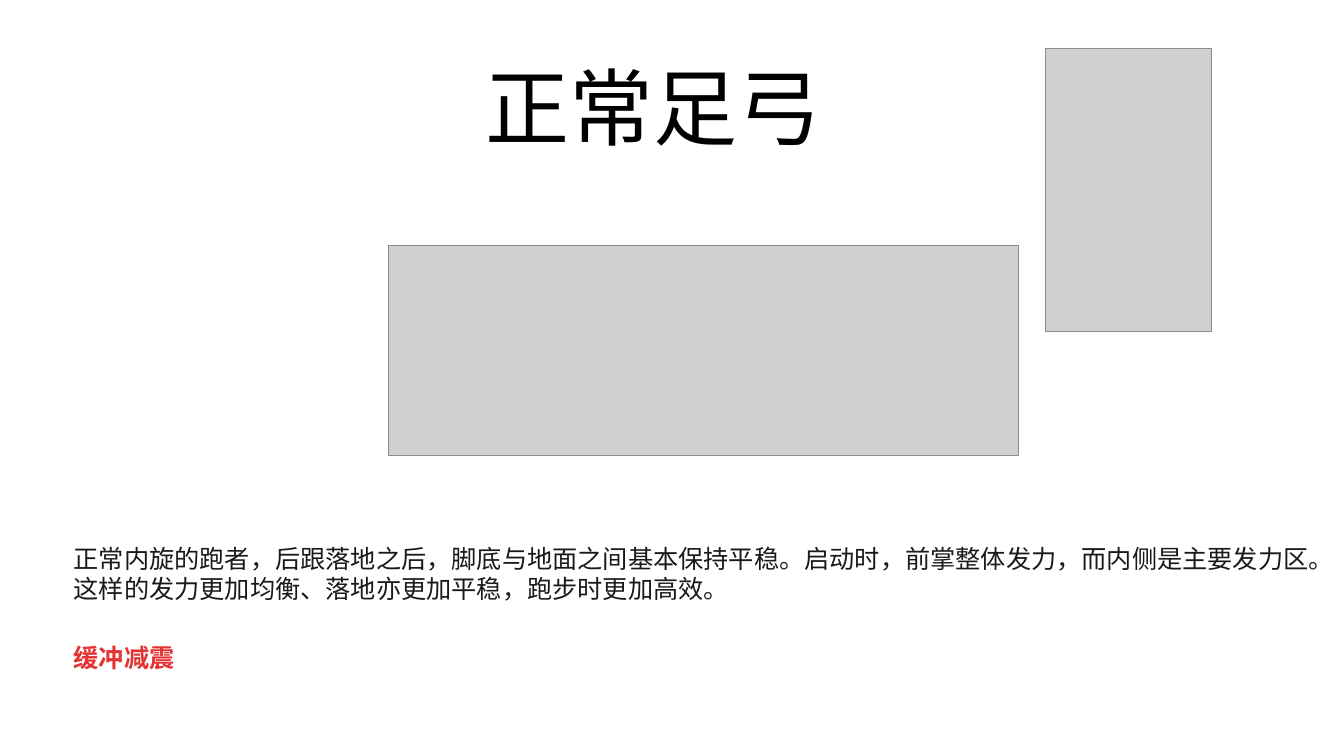
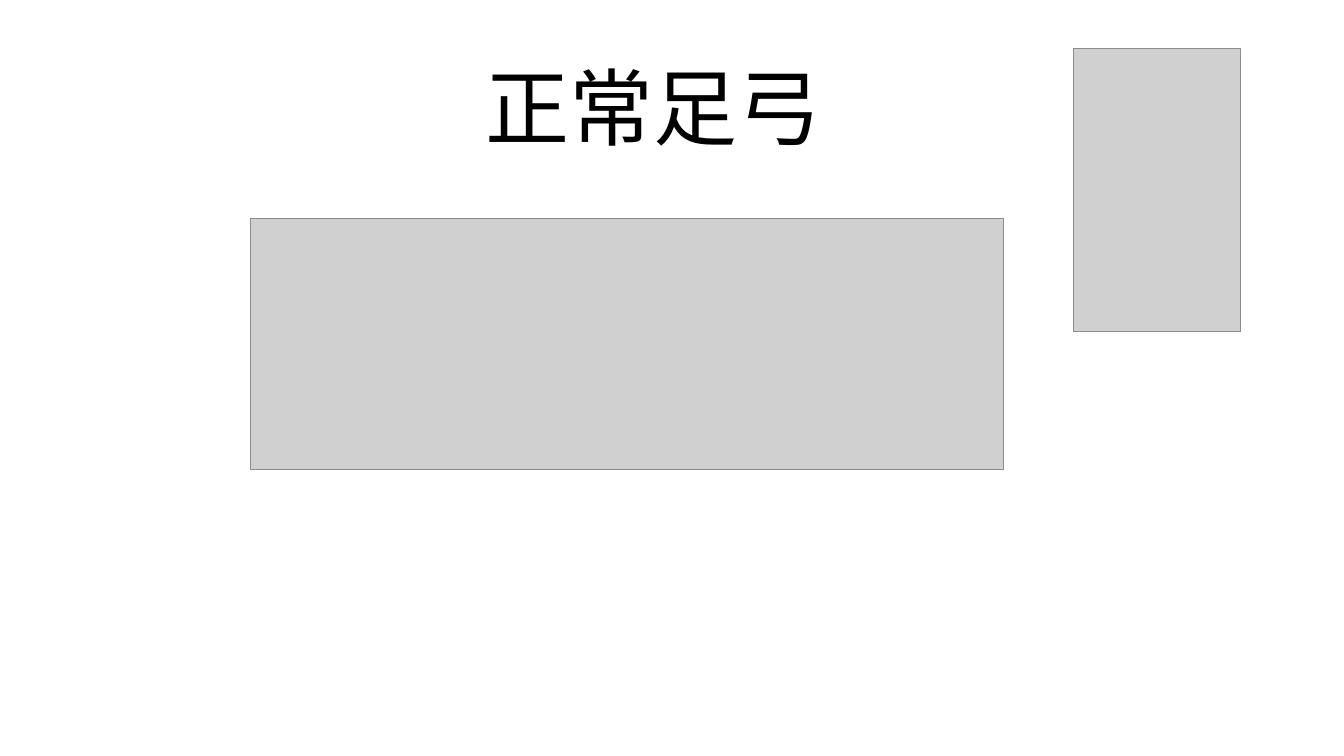
Before and after one commit to FredJiangFei/freetalk, a slide deck: slide 12 of 跑鞋/prod.pptx (slide 11 before the commit). Drawn at 1344x756 pixels with LibreOffice and Linux fonts; fonts in the diff are those of the drawing; grey boxes stand for pictures. Boxes give left, top, right and bottom in pixels: in the first picture for what was removed or moved away, otherwise in the second. Text is boxed around its words. In the diff, an @@ line names an element or a change of style, - is before the commit and + after.

```diff
--- a/跑鞋/prod.pptx
+++ b/跑鞋/prod.pptx
@@ picture moved from (x1=1046, y1=48, x2=1212, y2=332) to (x1=1074, y1=48, x2=1240, y2=332) @@
@@ picture resized from (x1=388, y1=246, x2=1018, y2=456) to (x1=251, y1=219, x2=1004, y2=470) @@
@@ text removed at (x1=74, y1=546, x2=1334, y2=601) @@
-正常内旋的跑者，后跟落地之后，脚底与地面之间基本保持平稳。启动时，前掌整体发力，而内侧是主要发力区。这样的发力更加均衡、落地亦更加平稳，跑步时更加高效。
@@ text removed at (x1=74, y1=645, x2=175, y2=669) @@
-缓冲减震
```
Also in this commit, not shown: 4 other slides changed, 3 slides added, 2 slides removed.
